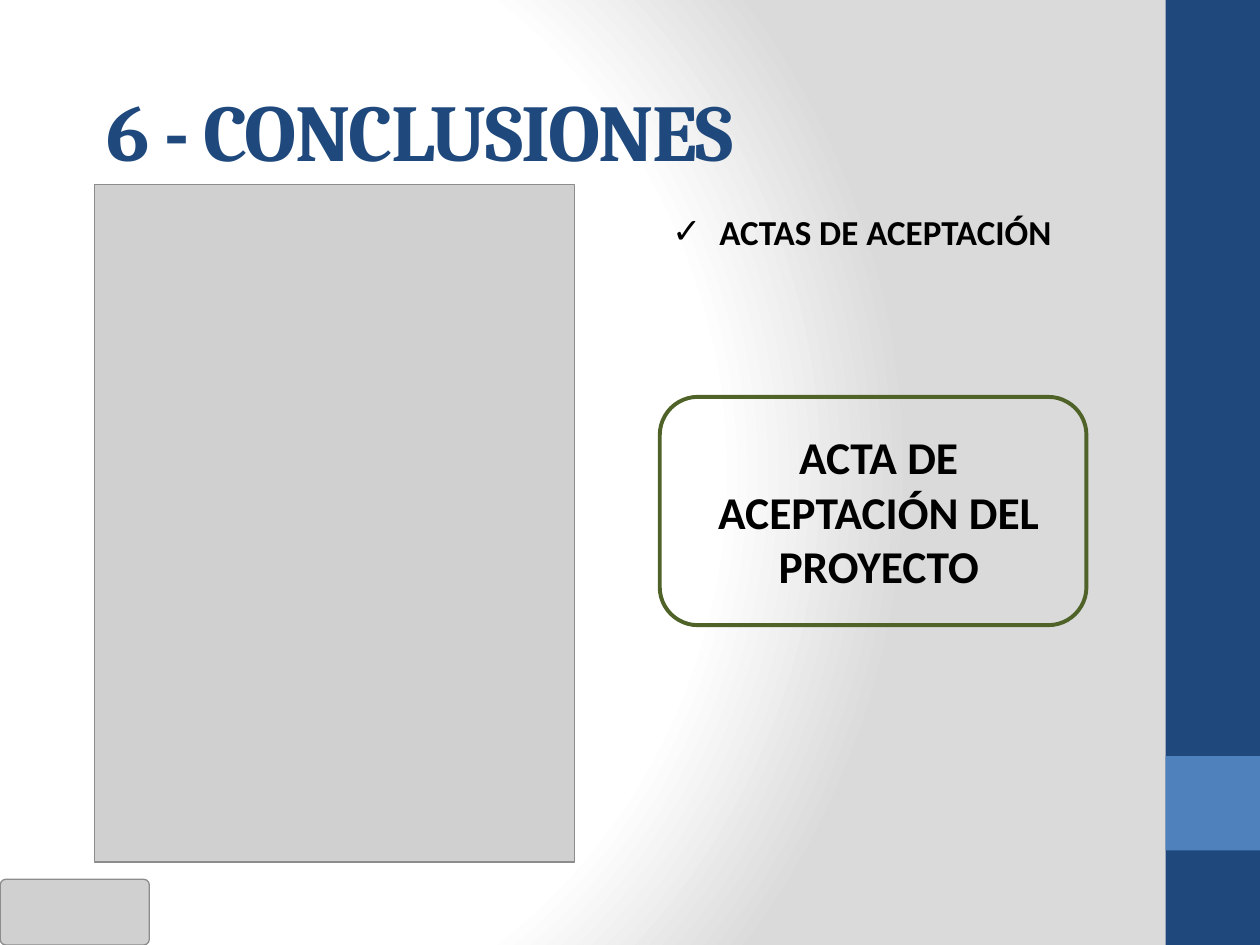
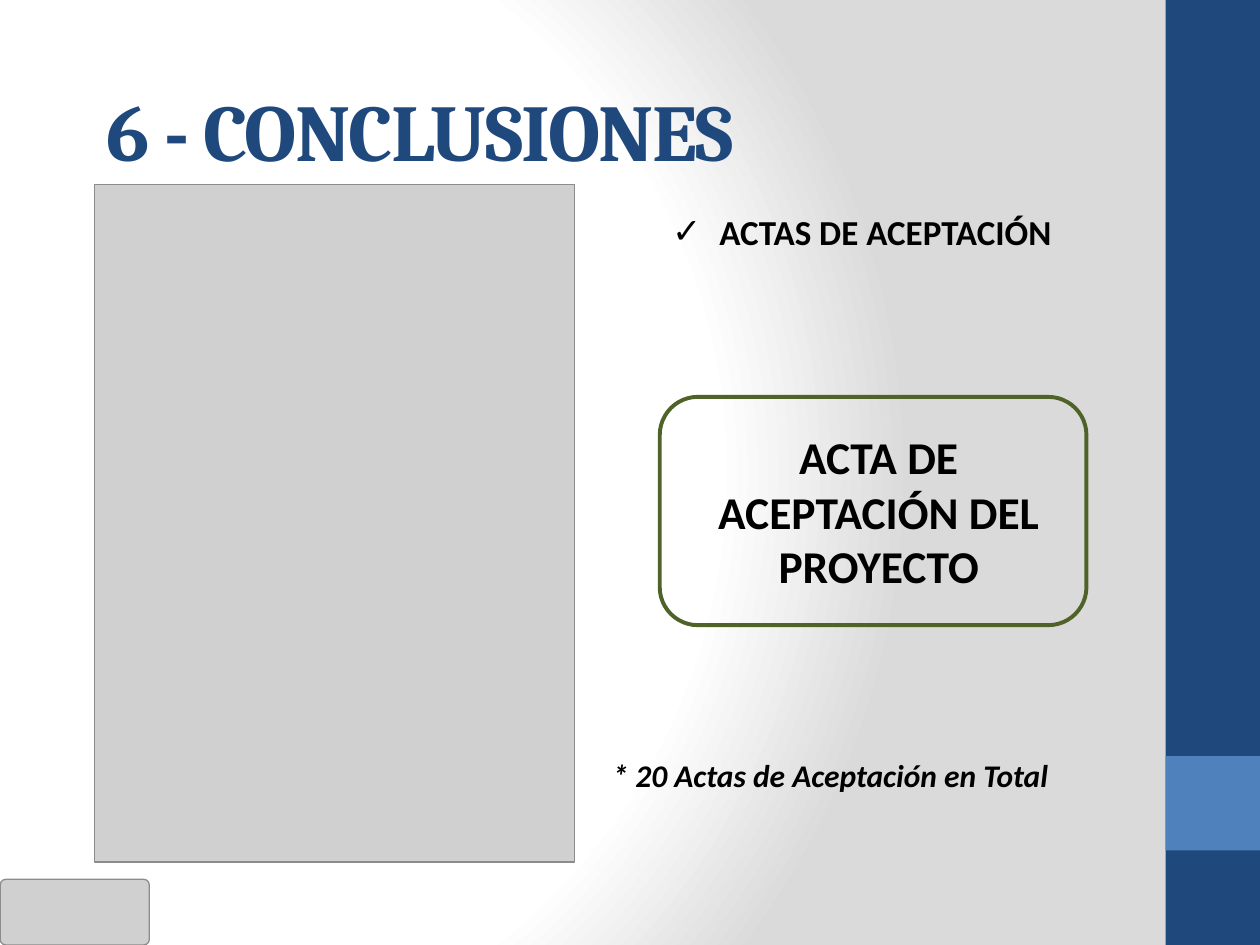
Before and after one commit to cms/proyecto-fya, a slide deck: slide 16 of Presentacion Final Ciclo 2011-02/ANOCFAP-[Presentación Final v2.0].pptx (slide 14 before the commit). Drawn at 1260x945 pixels with LibreOffice and Linux fonts; fonts in the diff are those of the drawing; grey boxes stand for pictures. Boxes give left, top, right and bottom in pixels: in the first picture for what was removed or moved away, otherwise in the second. Text is boxed around its words. In the diff, an @@ line names an element or a change of style, - is before the commit and + after.

```diff
--- a/Presentacion Final Ciclo 2011-02/ANOCFAP-[Presentación Final v2.0].pptx
+++ b/Presentacion Final Ciclo 2011-02/ANOCFAP-[Presentación Final v2.0].pptx
@@ text added at box(635, 765, 1048, 792), 18 pt, text #000000, bold, italic @@
+* 20 Actas de Aceptación en Total
```
Also in this commit, not shown: 6 other slides changed, 8 slides added, 1 slide removed, 1 other file.
